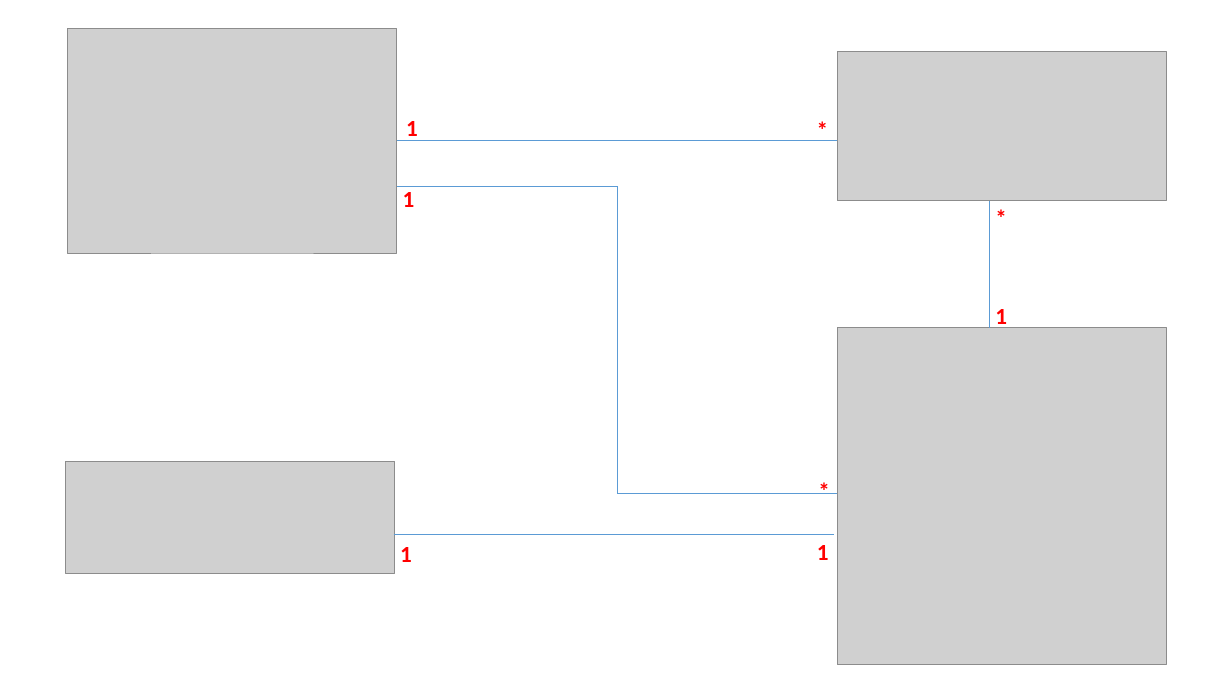
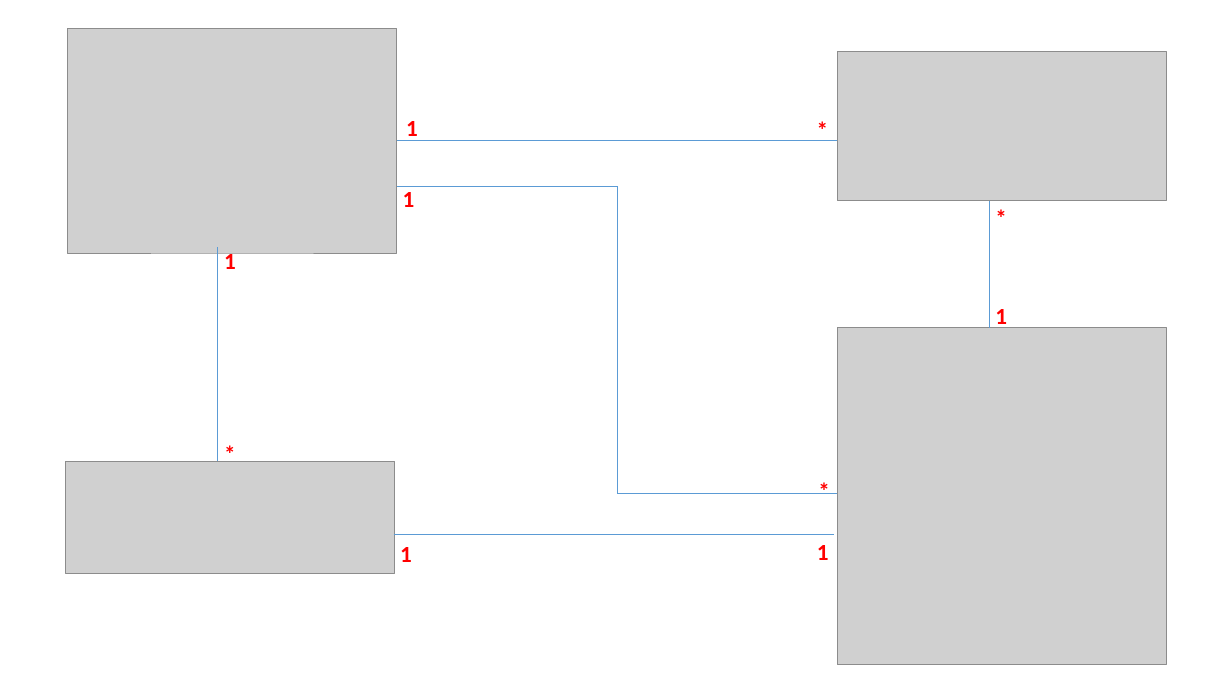
Before and after one commit to pnc-virtual-company/2021-G4-V2-PART1, a slide deck: slide 2 of docs/ER-DIAGRAM.pptx. Drawn at 1232x693 pixels with LibreOffice and Linux fonts; fonts in the diff are those of the drawing; grey boxes stand for pictures. Boxes give left, top, right and bottom in pixels: in the first picture for what was removed or moved away, otherwise in the second. Text is boxed around its words. In the diff, an @@ line names an element or a change of style, - is before the commit and + after.

```diff
--- a/docs/ER-DIAGRAM.pptx
+++ b/docs/ER-DIAGRAM.pptx
@@ line added from (217, 247) to (217, 461), #5B9BD5 0.5 pt @@
@@ text added at (224,249,236,269), 18 pt, text #FF0000, bold @@
+1
@@ text added at (215,435,246,472), 18 pt, text #FF0000, bold @@
+*
```
Also in this commit, not shown: 12 other files.
